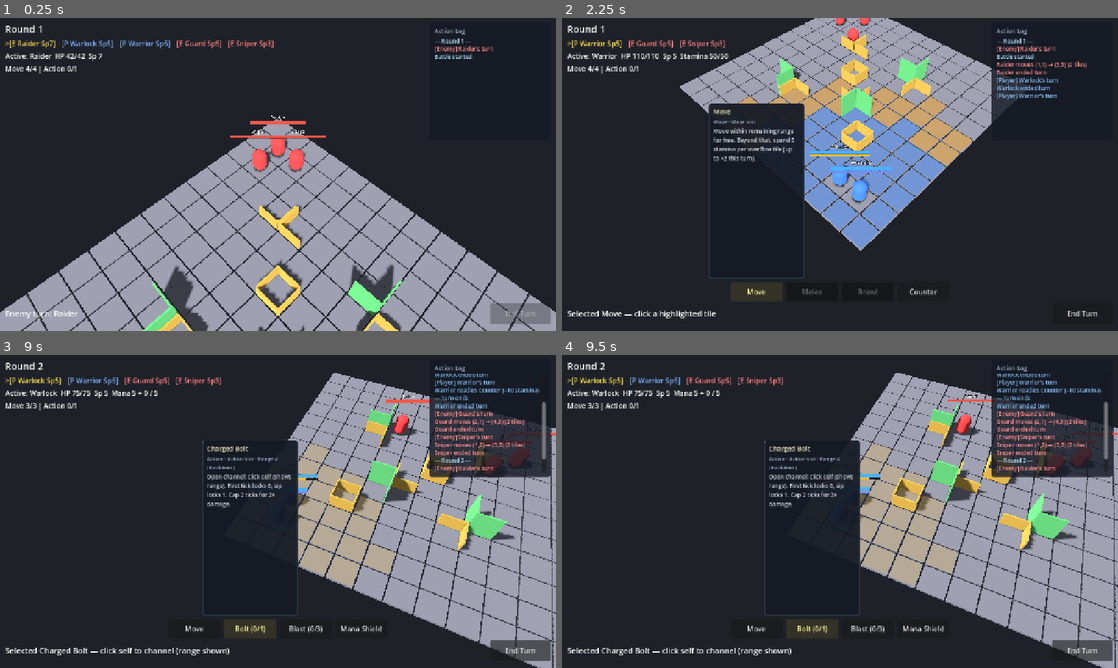
Above: before the commit, frames 1-4 (two rows, left to right).
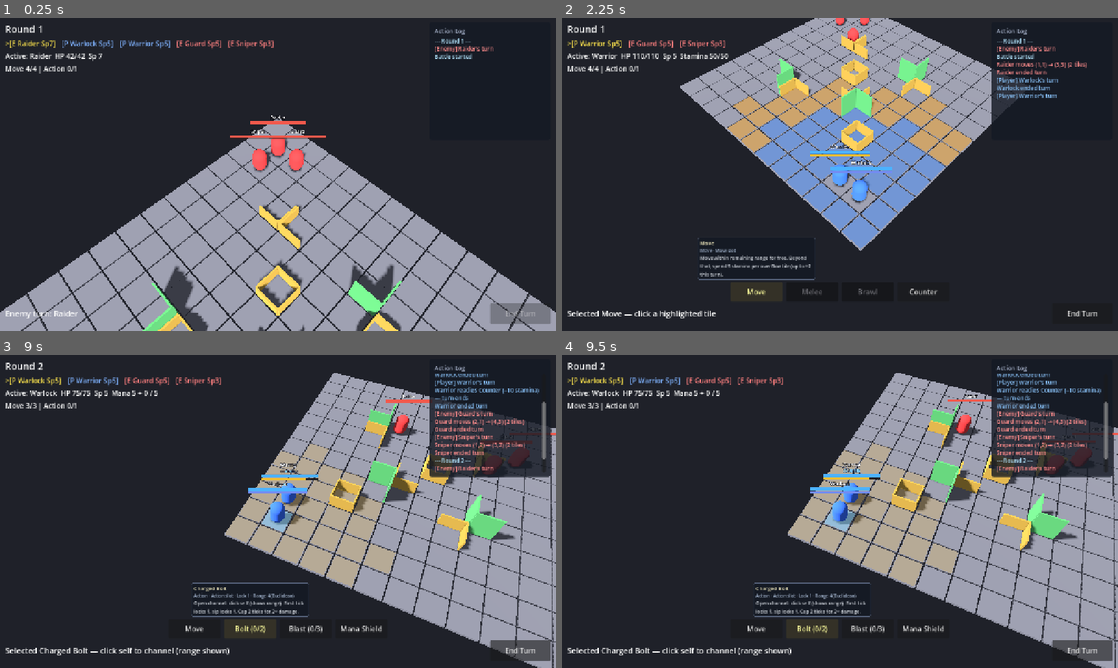
Above: after the commit, the same moments.

Repository: jabber484/battlechess-godot
Game: Godot game, scene res://scenes/battle/Battle.tscn
Two runs of this game, one before a commit and one after it. Both use one fixed random seed, a clock stepped at 60 frames per second and the inputs below.
Inputs (mouse positions are in pixels of both pictures, inside the frame that each line leads up to):
- Up to frame 1 (0.25 s): no input
- Up to frame 2 (2.25 s): move the mouse to (962, 158) at 0.52 s; hold S (camera_pan_back) 0.53-1.25 s; click (962, 158) at 0.67 s; click "End Turn" at 1.25 s; click "Move" at 2 s
- Up to frame 3 (9 s): click "Melee" at 2.75 s; click "Brawl" at 3.5 s; click "Counter" at 4.25 s; move the mouse to (166, 527) at 5.02 s; tap W (camera_pan_forward) at 5.1 s; click (166, 527) at 5.17 s; move the mouse to (333, 442) at 5.77 s; hold A (camera_pan_left) 5.78-6.53 s; click (333, 442) at 5.92 s; move the mouse to (250, 574) at 6.52 s; tap D (camera_pan_right) at 6.6 s; click (250, 574) at 6.67 s; move the mouse to (444, 558) at 7.27 s; hold Q (camera_rotate_left) 7.28-8.03 s; click (444, 558) at 7.42 s; move the mouse to (111, 464) at 8.02 s; tap E (camera_rotate_right) at 8.1 s; click (111, 464) at 8.17 s; click (250, 630) at 8.75 s, where only the run before the commit has a clickable "Bolt (0/1)"
- Up to frame 4 (9.5 s): no input

The runs differ from the first frame. In frame 2, 3.8% of the frame differs, in the area x 24-46%, y 27-84%; in frame 3, 4.2%, in the area x 34-56%, y 27-89%; in frame 4, 4.2%.

Commit message:
Refactor Warlock Charged Bolt mechanics and update UI elements
- Adjusted Warlock Charged Bolt ability to lock 1 mana on open, enhancing clarity in mana management.
- Updated ability documentation to reflect changes in locking mechanics and damage calculations.
- Refined AbilityTooltip UI for better visual consistency and improved readability of ability information.
- Standardized font sizes and margins in tooltips to enhance user experience during gameplay.

Diff:
--- a/scenes/ui/AbilityTooltip.tscn
+++ b/scenes/ui/AbilityTooltip.tscn
@@ -4,14 +4,14 @@
 
 [sub_resource type="StyleBoxFlat" id="StyleBoxFlat_tooltip"]
 bg_color = Color(0.08, 0.1, 0.14, 0.94)
-corner_radius_top_left = 6
-corner_radius_top_right = 6
-corner_radius_bottom_right = 6
-corner_radius_bottom_left = 6
-content_margin_left = 10.0
-content_margin_top = 8.0
-content_margin_right = 10.0
-content_margin_bottom = 8.0
+corner_radius_top_left = 4
+corner_radius_top_right = 4
+corner_radius_bottom_right = 4
+corner_radius_bottom_left = 4
+content_margin_left = 6.0
+content_margin_top = 4.0
+content_margin_right = 6.0
+content_margin_bottom = 4.0
 border_width_left = 1
 border_width_top = 1
 border_width_right = 1
@@ -25,42 +25,33 @@
 theme_override_styles/panel = SubResource("StyleBoxFlat_tooltip")
 script = ExtResource("1_tooltip")
 
-[node name="Margin" type="MarginContainer" parent="."]
+[node name="VBox" type="VBoxContainer" parent="."]
 layout_mode = 2
 mouse_filter = 2
-theme_override_constants/margin_left = 0
-theme_override_constants/margin_top = 0
-theme_override_constants/margin_right = 0
-theme_override_constants/margin_bottom = 0
+theme_override_constants/separation = 2
 
-[node name="VBox" type="VBoxContainer" parent="Margin"]
-layout_mode = 2
-mouse_filter = 2
-theme_override_constants/separation = 4
-
-[node name="TitleLabel" type="Label" parent="Margin/VBox"]
-unique_name_in_owner = true
-layout_mode = 2
-mouse_filter = 2
-theme_override_font_sizes/font_size = 15
-theme_override_colors/font_color = Color(0.95, 0.92, 0.75, 1)
-text = "Ability"
-
-[node name="MetaLabel" type="Label" parent="Margin/VBox"]
+[node name="TitleLabel" type="Label" parent="VBox"]
 unique_name_in_owner = true
 layout_mode = 2
 mouse_filter = 2
 theme_override_font_sizes/font_size = 12
+theme_override_colors/font_color = Color(0.95, 0.92, 0.75, 1)
+text = "Ability"
+
+[node name="MetaLabel" type="Label" parent="VBox"]
+unique_name_in_owner = true
+layout_mode = 2
+mouse_filter = 2
+theme_override_font_sizes/font_size = 10
 theme_override_colors/font_color = Color(0.65, 0.72, 0.82, 1)
 autowrap_mode = 3
 text = "Action · Action slot"
 
-[node name="BodyLabel" type="Label" parent="Margin/VBox"]
+[node name="BodyLabel" type="Label" parent="VBox"]
 unique_name_in_owner = true
-custom_minimum_size = Vector2(200, 0)
 layout_mode = 2
 mouse_filter = 2
-theme_override_font_sizes/font_size = 13
+theme_override_font_sizes/font_size = 11
 theme_override_colors/font_color = Color(0.85, 0.87, 0.9, 1)
 autowrap_mode = 3
 text = "Description"
--- a/scenes/ui/BattleUI.tscn
+++ b/scenes/ui/BattleUI.tscn
@@ -161,5 +161,3 @@
 unique_name_in_owner = true
 z_index = 20
 layout_mode = 0
-offset_right = 220.0
-offset_bottom = 80.0
--- a/scripts/abilities/warlock_charged_bolt_ability_data.gd
+++ b/scripts/abilities/warlock_charged_bolt_ability_data.gd
@@ -1,7 +1,7 @@
 class_name WarlockChargedBoltAbilityData
 extends WarlockChargedAttackAbilityData
 
-## Charged Bolt — mid-range channel. Open locks 0 (free snap); sip locks 1.
+## Charged Bolt — mid-range channel. Open locks 1; sip locks 1.
 ## Range 4 Euclidean. Base damage 10.
 
 
@@ -14,7 +14,7 @@
 	attack_range = 4
 	range_metric = BattleEnums.RangeMetric.EUCLIDEAN
 	distance_penalty_per_tile = 5
-	first_tick_lock = 0
+	first_tick_lock = 1
 	next_tick_lock = 1
 	max_charge_ticks = 2
 	base_damage = 10
--- a/scripts/ui/ability_tooltip.gd
+++ b/scripts/ui/ability_tooltip.gd
@@ -3,26 +3,33 @@
 
 ## Floating ability-bar tooltip: title, meta lines, body. mouse_filter IGNORE so hover stays on the button.
 
-const GAP_ABOVE := 8.0
-const MIN_WIDTH := 220.0
+const GAP_ABOVE := 6.0
+## Comfortable wrap width — wide enough that body text stays short in height.
+const WIDTH := 260.0
 
 @onready var _title: Label = %TitleLabel
 @onready var _meta: Label = %MetaLabel
 @onready var _body: Label = %BodyLabel
 
 var _pending_anchor: Rect2 = Rect2()
+## Bumped on hide / newer show so an in-flight layout await can abort.
+var _show_token: int = 0
 
 
 func _ready() -> void:
 	mouse_filter = Control.MOUSE_FILTER_IGNORE
 	visible = false
-	custom_minimum_size = Vector2(MIN_WIDTH, 0)
+	_meta.custom_minimum_size = Vector2(WIDTH, 0)
+	_body.custom_minimum_size = Vector2(WIDTH, 0)
+	custom_minimum_size = Vector2(WIDTH + 12.0, 0)
 
 
 func show_for(ability: AbilityData, anchor_global: Rect2) -> void:
 	if ability == null:
 		hide_tooltip()
 		return
+	_show_token += 1
+	var token := _show_token
 	_title.text = ability.get_tooltip_title()
 	var meta_lines := ability.get_tooltip_meta_lines()
 	_meta.text = " · ".join(meta_lines)
@@ -30,29 +37,37 @@
 	var body := ability.get_tooltip_body()
 	_body.text = body
 	_body.visible = not body.is_empty()
+	_meta.custom_minimum_size = Vector2(WIDTH, 0)
+	_body.custom_minimum_size = Vector2(WIDTH, 0)
+	custom_minimum_size = Vector2(WIDTH + 12.0, 0)
 	_pending_anchor = anchor_global
+	# Invisible controls skip layout — show (transparent) first, wait a frame for size, then place.
+	modulate.a = 0.0
 	visible = true
-	call_deferred("_place_above_pending")
+	size = Vector2(WIDTH + 12.0, 0)
+	reset_size()
+	await get_tree().process_frame
+	if token != _show_token:
+		return
+	reset_size()
+	_place_above(_pending_anchor)
+	modulate.a = 1.0
 
 
 func hide_tooltip() -> void:
+	_show_token += 1
 	visible = false
-
-
-func _place_above_pending() -> void:
-	if not visible:
-		return
-	_place_above(_pending_anchor)
+	modulate.a = 1.0
 
 
 func _place_above(anchor_global: Rect2) -> void:
 	var panel_size := size
-	if panel_size.x < MIN_WIDTH:
-		panel_size.x = MIN_WIDTH
+	if panel_size.x <= 0.0 or panel_size.y <= 0.0:
+		panel_size = get_combined_minimum_size()
+	if panel_size.x <= 0.0:
+		panel_size.x = WIDTH + 12.0
 	if panel_size.y <= 0.0:
-		panel_size = get_combined_minimum_size()
-		if panel_size.x < MIN_WIDTH:
-			panel_size.x = MIN_WIDTH
+		panel_size.y = 48.0
 
 	var viewport := get_viewport().get_visible_rect()
 	var x := anchor_global.position.x + (anchor_global.size.x - panel_size.x) * 0.5
Not shown, changed: .cursor/rules/abilities.mdc
Not shown, changed: docs/warlock.md
